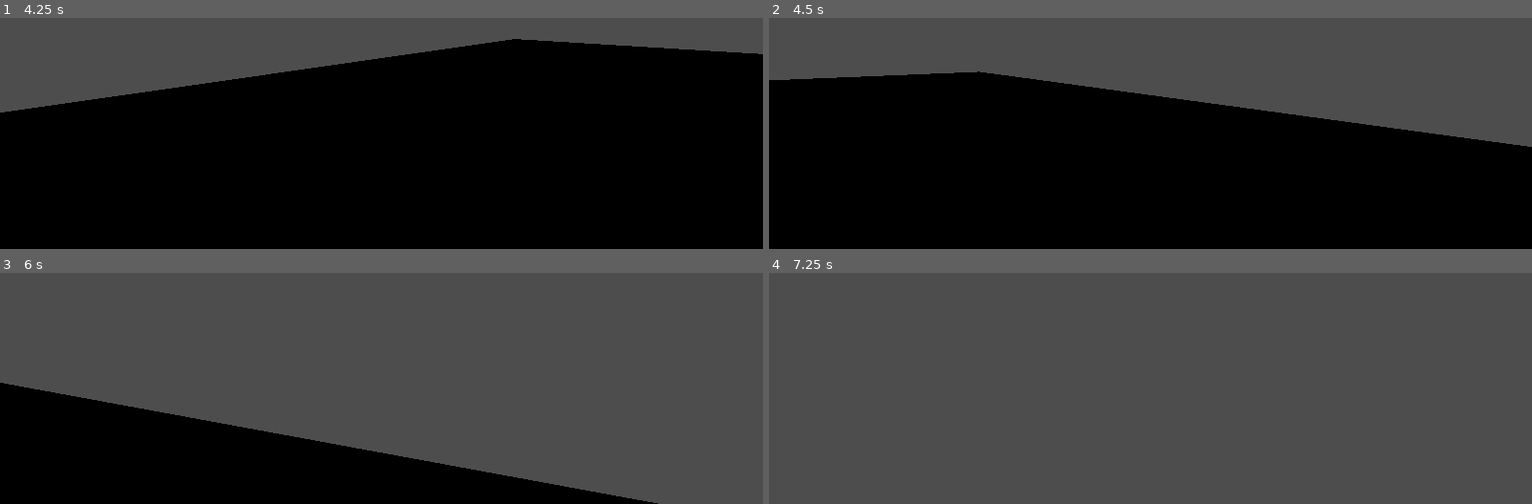
Above: before the commit, frames 1-4 (two rows, left to right).
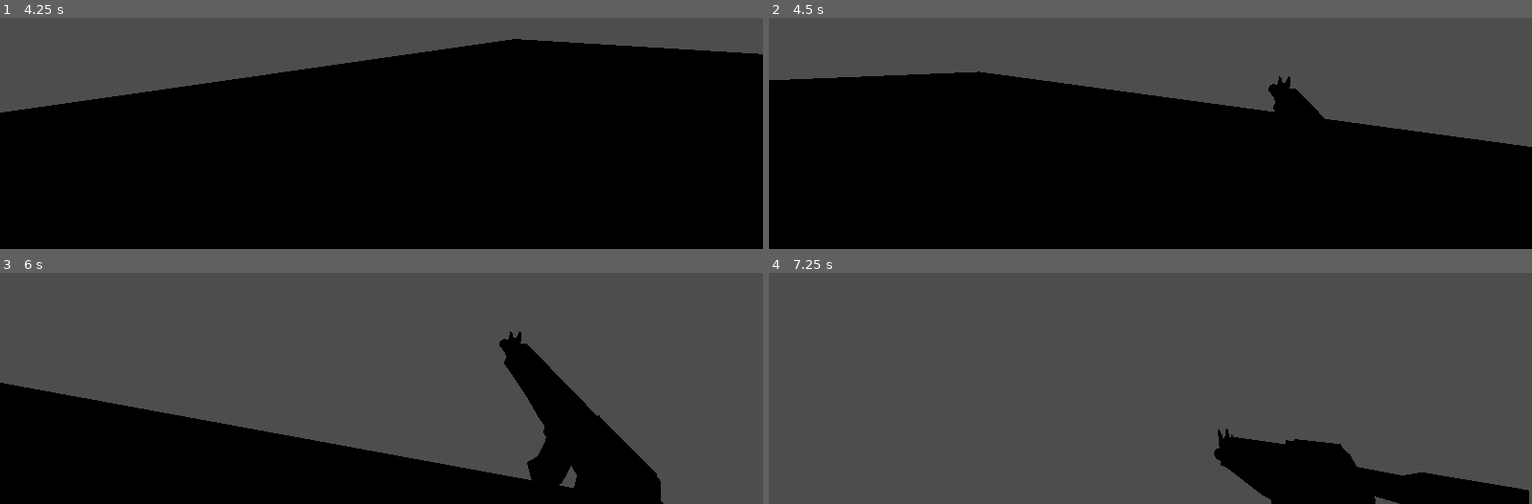
Above: after the commit, the same moments.

Repository: AdilsonThiago/FPS-Godot-4
Game: Godot game, scene res://fase.tscn
The game is run twice, just before and just after one commit, with the same random seed, the same clock (stepped at 60 frames per second) and the same inputs.
Inputs (mouse positions are in pixels of both pictures, inside the frame that each line leads up to):
- Up to frame 1 (4.25 s): tap Enter at 0.5 s; move the mouse to (419, 31) at 0.52 s; press the mouse at (419, 31) at 0.53 s; hold W (b_cima) from 0.53 s (still down); tap Space (b_pular) at 0.77, 1.52, 2.75, 3.02, 3.77 s; move the mouse to (343, 36) at 1.27 s; release the mouse at (343, 36) at 1.28 s; click (343, 36) at 1.35 s; move the mouse to (396, 27) at 2.02 s; press the mouse at (396, 27) at 2.03 s; move the mouse to (373, 41) at 2.77 s; release the mouse at (373, 41) at 2.78 s; click (373, 41) at 2.85 s; move the mouse to (434, 38) at 3.52 s; press the mouse at (434, 38) at 3.53 s
- Up to frame 2 (4.5 s): keep holding W (b_cima); move the mouse to (1089, 29) at 4.27 s; release the mouse at (1089, 29) at 4.28 s; click (1089, 29) at 4.35 s
- Up to frame 3 (6 s): tap Space (b_pular) at 4.52 s; move the mouse to (389, 289) at 5.02 s; press the mouse at (389, 289) at 5.03 s; move the mouse to (350, 282) at 5.77 s; release W (b_cima) at 5.78 s; release the mouse at (350, 282) at 5.78 s; hold D (b_direita) from 5.78 s (still down); click (350, 282) at 5.85 s
- Up to frame 4 (7.25 s): tap Space (b_pular) at 6.02, 6.77 s; move the mouse to (1188, 286) at 6.52 s; release D (b_direita) at 6.53 s; press the mouse at (1188, 286) at 6.53 s; hold W (b_cima) from 6.53 s (still down)

Frame 1 is identical in both runs. In frame 2, 0.6% of the frame differs, in the area x 65-73%, y 25-44%; in frame 3, 6.1%; in frame 4, 6.7%, in the area x 58-100%, y 67-100%.

Commit message:
Update vid 3

Diff:
--- a/personagem.gd
+++ b/personagem.gd
@@ -6,6 +6,9 @@
 # Pega a gravidade direto das configurações do projeto
 var gravity = ProjectSettings.get_setting("physics/3d/default_gravity")
 var sensibilidade = 0.5 #sensibilidade do mouse
+var animacao_atual = "parado"
+var nova_animacao = animacao_atual
+var intervalo_tiro = 0
 
 func _ready():
 	#iniciar gravação do mouse
@@ -26,6 +29,26 @@
 	elif event.is_action_pressed("b_sair"):
 		#a endtrada do jogador foi o botão de sair
 		get_tree().quit()#simplesmente encerra o jogo
+	if event.is_action_pressed("mouse_besquerdo"):
+		shoot()
+	pass
+
+func shoot():
+	if intervalo_tiro <= 0:
+		nova_animacao = "atirando"
+		intervalo_tiro = 0.4
+	pass
+
+func animacao():
+	if not nova_animacao == animacao_atual:
+		$AnimationPlayer.play(nova_animacao)
+		animacao_atual = nova_animacao
+	pass
+
+func _process(delta):
+	if intervalo_tiro > 0:
+		intervalo_tiro -= delta
+	animacao()
 	pass
 
 func _physics_process(delta):
@@ -37,6 +60,11 @@
 	var vetor_lado = transform.basis.x * axys.x
 	#Somando os vetores, normalizando, e aplicando a velocidade
 	var vetor_final = (vetor_frente + vetor_lado).normalized() * SPEED
+	if intervalo_tiro <= 0:
+		if not axys.x == 0 or not axys.y == 0:
+			nova_animacao = "andando"
+		else:
+			nova_animacao = "parado"
 	if is_on_floor():
 		#Se estiver no chão a gravidade é zerada
 		velocity.y = 0
--- a/personagem.tscn
+++ b/personagem.tscn
@@ -1,10 +1,133 @@
-[gd_scene load_steps=3 format=3 uid="uid://dach4ww16n5na"]
+[gd_scene load_steps=9 format=3 uid="uid://dach4ww16n5na"]
 
 [ext_resource type="Script" path="res://personagem.gd" id="1_x6wpd"]
+[ext_resource type="PackedScene" uid="uid://bktg3cdlnlwpt" path="res://gun/gun.glb" id="2_ain33"]
 
 [sub_resource type="CapsuleShape3D" id="CapsuleShape3D_rwfsi"]
 radius = 0.25
 height = 1.0
+
+[sub_resource type="Animation" id="Animation_v282x"]
+length = 0.001
+tracks/0/type = "value"
+tracks/0/imported = false
+tracks/0/enabled = true
+tracks/0/path = NodePath("Camera3D/gun:position")
+tracks/0/interp = 1
+tracks/0/loop_wrap = true
+tracks/0/keys = {
+"times": PackedFloat32Array(0),
+"transitions": PackedFloat32Array(1),
+"update": 0,
+"values": [Vector3(0.231785, -0.205432, -0.320364)]
+}
+tracks/1/type = "value"
+tracks/1/imported = false
+tracks/1/enabled = true
+tracks/1/path = NodePath("Camera3D/gun:rotation")
+tracks/1/interp = 1
+tracks/1/loop_wrap = true
+tracks/1/keys = {
+"times": PackedFloat32Array(0),
+"transitions": PackedFloat32Array(1),
+"update": 0,
+"values": [Vector3(-0.237365, 0, 0)]
+}
+
+[sub_resource type="Animation" id="Animation_jbsi5"]
+resource_name = "andando"
+length = 0.6
+loop_mode = 1
+tracks/0/type = "value"
+tracks/0/imported = false
+tracks/0/enabled = true
+tracks/0/path = NodePath("Camera3D/gun:position")
+tracks/0/interp = 1
+tracks/0/loop_wrap = true
+tracks/0/keys = {
+"times": PackedFloat32Array(0, 0.3),
+"transitions": PackedFloat32Array(1, 1),
+"update": 0,
+"values": [Vector3(0.231785, -0.205432, -0.320364), Vector3(0.158493, -0.218467, -0.305653)]
+}
+tracks/1/type = "value"
+tracks/1/imported = false
+tracks/1/enabled = true
+tracks/1/path = NodePath("Camera3D/gun:rotation")
+tracks/1/interp = 1
+tracks/1/loop_wrap = true
+tracks/1/keys = {
+"times": PackedFloat32Array(0, 0.3),
+"transitions": PackedFloat32Array(1, 1),
+"update": 0,
+"values": [Vector3(-0.237365, 0, 0), Vector3(-0.441568, 0.230383, 0)]
+}
+
+[sub_resource type="Animation" id="Animation_4w57t"]
+resource_name = "atirando"
+length = 0.4
+loop_mode = 1
+tracks/0/type = "value"
+tracks/0/imported = false
+tracks/0/enabled = true
+tracks/0/path = NodePath("Camera3D/gun:rotation")
+tracks/0/interp = 1
+tracks/0/loop_wrap = true
+tracks/0/keys = {
+"times": PackedFloat32Array(0, 0.1),
+"transitions": PackedFloat32Array(1, 1),
+"update": 0,
+"values": [Vector3(0, 0, 0), Vector3(0.34732, 0, 0)]
+}
+tracks/1/type = "value"
+tracks/1/imported = false
+tracks/1/enabled = true
+tracks/1/path = NodePath("Camera3D/gun:position")
+tracks/1/interp = 1
+tracks/1/loop_wrap = true
+tracks/1/keys = {
+"times": PackedFloat32Array(0, 0.1),
+"transitions": PackedFloat32Array(1, 1),
+"update": 0,
+"values": [Vector3(0.231785, -0.205432, -0.320364), Vector3(0.231785, -0.179617, -0.320364)]
+}
+
+[sub_resource type="Animation" id="Animation_di0ff"]
+resource_name = "parado"
+length = 2.0
+loop_mode = 1
+tracks/0/type = "value"
+tracks/0/imported = false
+tracks/0/enabled = true
+tracks/0/path = NodePath("Camera3D/gun:position")
+tracks/0/interp = 1
+tracks/0/loop_wrap = true
+tracks/0/keys = {
+"times": PackedFloat32Array(0, 1),
+"transitions": PackedFloat32Array(1, 1),
+"update": 0,
+"values": [Vector3(0.231785, -0.205432, -0.320364), Vector3(0.231785, -0.21821, -0.321203)]
+}
+tracks/1/type = "value"
+tracks/1/imported = false
+tracks/1/enabled = true
+tracks/1/path = NodePath("Camera3D/gun:rotation")
+tracks/1/interp = 1
+tracks/1/loop_wrap = true
+tracks/1/keys = {
+"times": PackedFloat32Array(0, 1),
+"transitions": PackedFloat32Array(1, 1),
+"update": 0,
+"values": [Vector3(-0.237365, 0, 0), Vector3(-0.31765, 0, 0)]
+}
+
+[sub_resource type="AnimationLibrary" id="AnimationLibrary_pa34r"]
+_data = {
+"RESET": SubResource("Animation_v282x"),
+"andando": SubResource("Animation_jbsi5"),
+"atirando": SubResource("Animation_4w57t"),
+"parado": SubResource("Animation_di0ff")
+}
 
 [node name="CharacterBody3D" type="CharacterBody3D"]
 transform = Transform3D(1, 0, 0, 0, 1, 0, 0, 0, 1, 0, 0.516888, 0)
@@ -15,3 +138,12 @@
 
 [node name="Camera3D" type="Camera3D" parent="."]
 transform = Transform3D(1, 0, 0, 0, 1, 0, 0, 0, 1, 0, 0.251795, 0)
+
+[node name="gun" parent="Camera3D" instance=ExtResource("2_ain33")]
+transform = Transform3D(0.017, 0, 0, 0, 0.0165233, 0.00399743, 0, -0.00399741, 0.0165234, 0.231785, -0.205432, -0.320364)
+
+[node name="AnimationPlayer" type="AnimationPlayer" parent="."]
+autoplay = "parado"
+libraries = {
+"": SubResource("AnimationLibrary_pa34r")
+}
--- a/project.godot
+++ b/project.godot
@@ -339,3 +339,8 @@
 "events": [Object(InputEventKey,"resource_local_to_scene":false,"resource_name":"","device":0,"window_id":0,"alt_pressed":false,"shift_pressed":false,"ctrl_pressed":false,"meta_pressed":false,"pressed":false,"keycode":0,"physical_keycode":32,"unicode":0,"echo":false,"script":null)
 ]
 }
+mouse_besquerdo={
+"deadzone": 0.5,
+"events": [Object(InputEventMouseButton,"resource_local_to_scene":false,"resource_name":"","device":-1,"window_id":0,"alt_pressed":false,"shift_pressed":false,"ctrl_pressed":false,"meta_pressed":false,"button_mask":0,"position":Vector2(0, 0),"global_position":Vector2(0, 0),"factor":1.0,"button_index":1,"pressed":false,"double_click":false,"script":null)
+]
+}
Binary file added: gun/gun.glb
Not shown, added: gun/gun.glb.import
Binary file added: spider/spider-model.glb
Not shown, added: spider/spider-model.glb.import
Not shown, changed: .gitattributes
